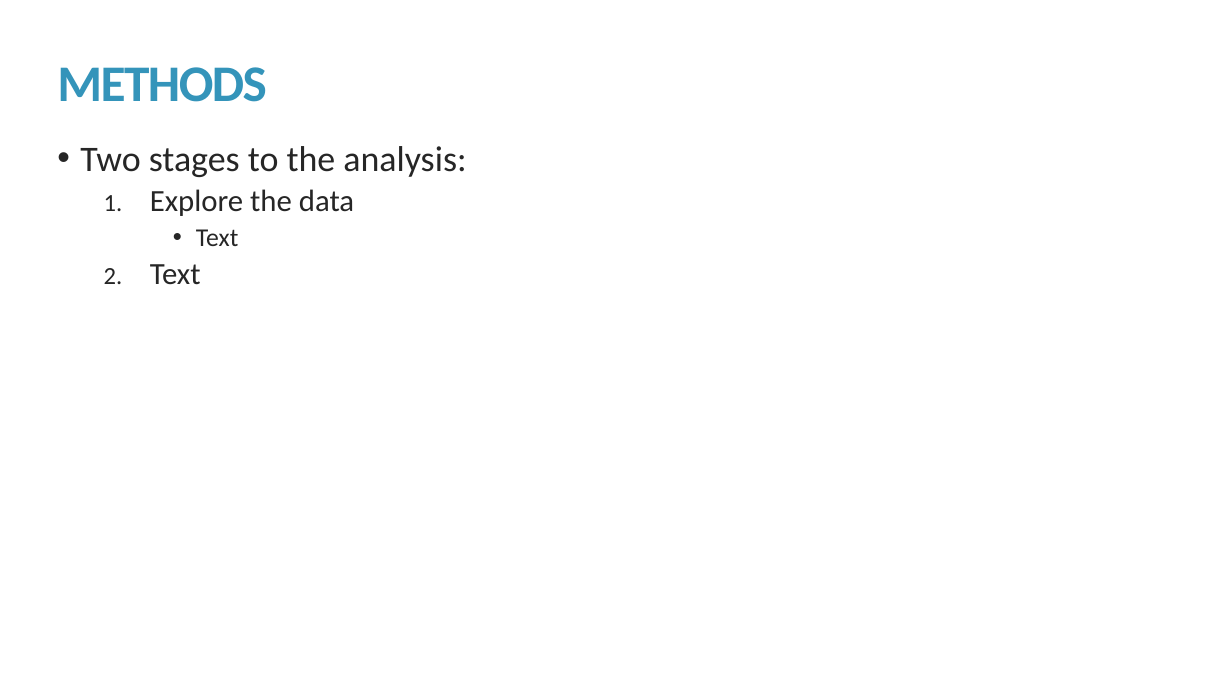
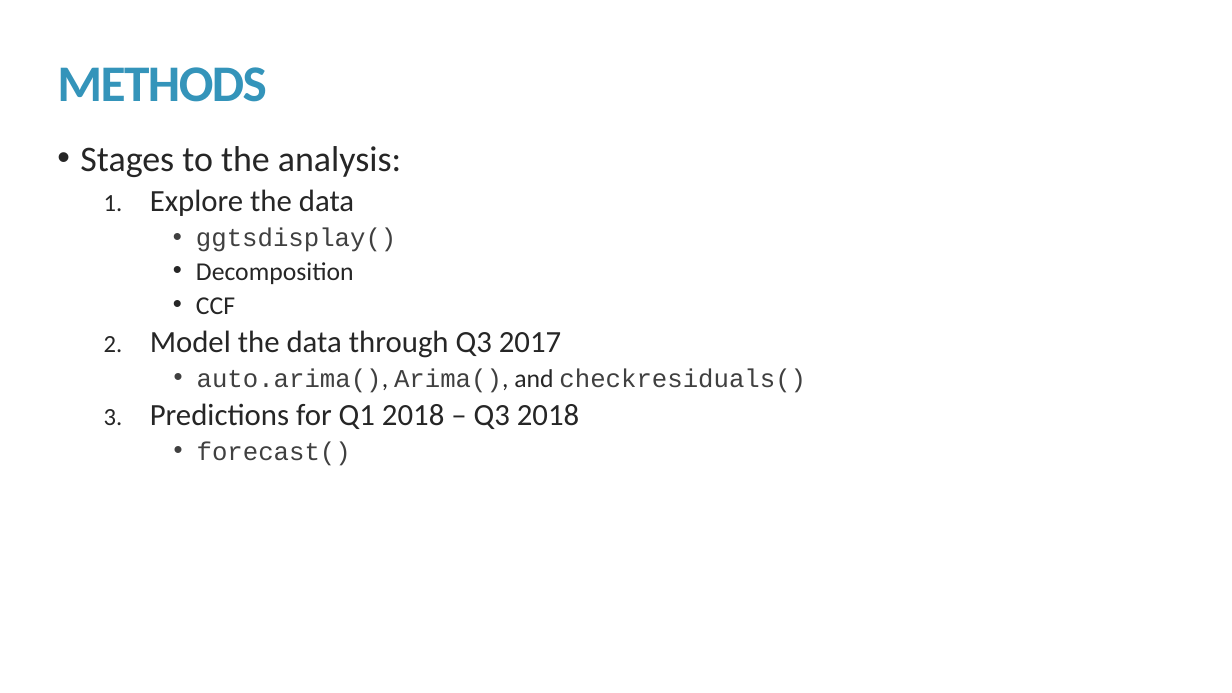
Before and after one commit to kmprioliPROF/MAT_8444_Final_Project, a slide deck: slide 5 of Prioli_Final_Proj.pptx (slide 4 before the commit). Drawn at 1232x693 pixels with LibreOffice and Linux fonts; fonts in the diff are those of the drawing. Boxes give left, top, right and bottom in pixels: in the first picture for what was removed or moved away, otherwise in the second. Text is boxed around its words. In the diff, an @@ line names an element or a change of style, - is before the commit and + after.

Commit message:
Fleshing out training vs test datasets for predictions

```diff
--- a/Prioli_Final_Proj.pptx
+++ b/Prioli_Final_Proj.pptx
@@ text at (80, 146, 401, 177): text changed @@
-• Two stages to the analysis:
+• Stages to the analysis:
@@ text at (150, 227, 806, 466): text changed @@
-    • Text
-  2. Text
+    • ggtsdisplay()
+    • Decomposition
+    • CCF
+  2. Model the data through Q3 2017
+    • auto.arima(), Arima(), and checkresiduals()
+  3. Predictions for Q1 2018 – Q3 2018
+    • forecast()
```
Also in this commit, not shown: 6 other slides changed, 1 slide added, 1 slide removed, 1 other file.
